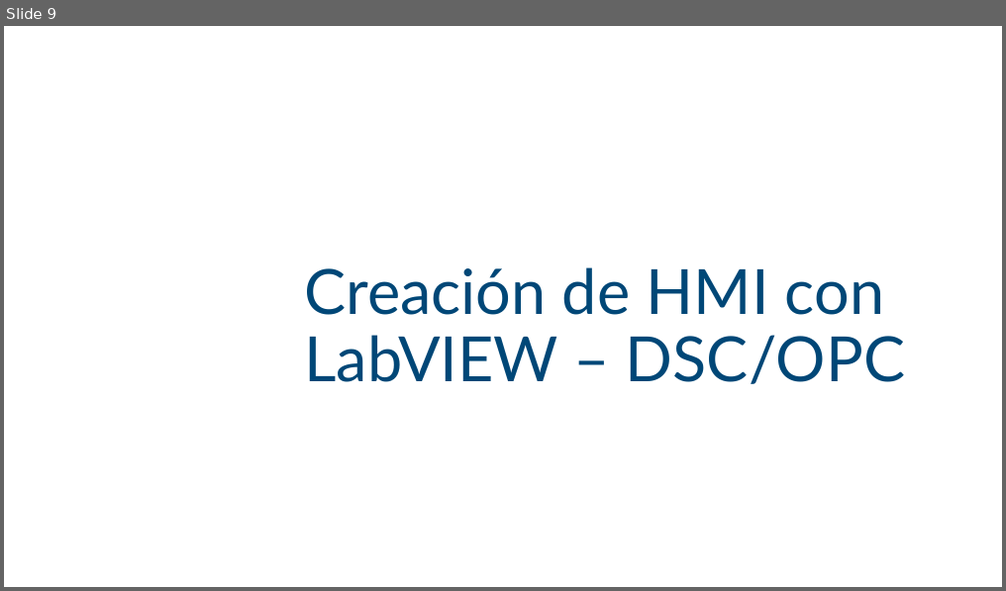
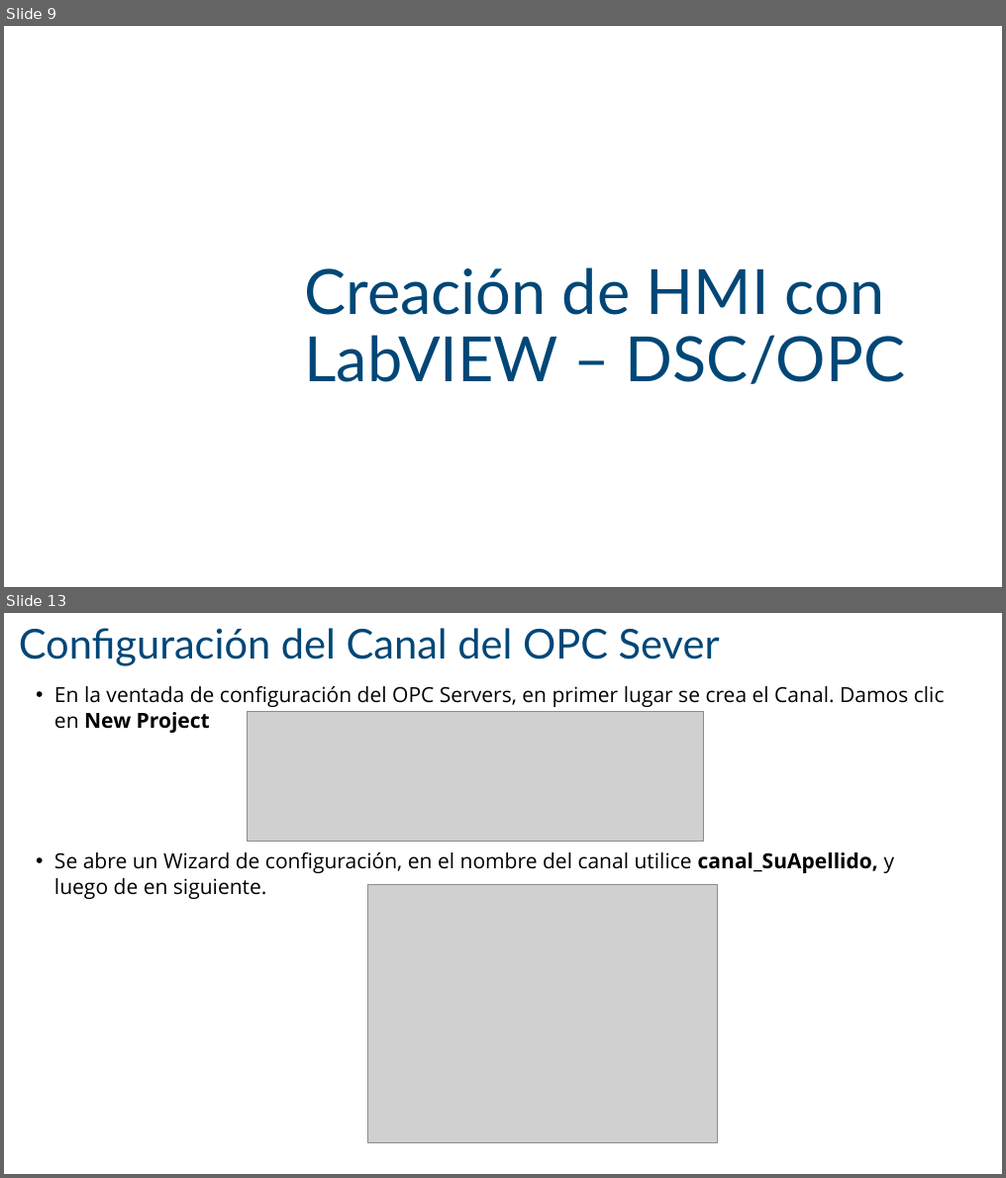
Before and after one commit to cjuarezramos/HMILabVIEW, a slide deck: Creación de HMI.pptx. Shown one above the other, each under a label of ours: slide 9 before the commit, slides 9 and 13 after it; the slides between them are not shown. The pictures are 1006x591 and 1006x1178 pixels, drawn with LibreOffice and Linux fonts; fonts in the diff are those of the drawing; grey boxes stand for pictures; background and template pictures are left out. Boxes give left, top, right and bottom in pixels: in the first picture for what was removed or moved away, otherwise in the second. Text is boxed around its words. In the diff, an @@ line names an element or a change of style, - is before the commit and + after.

```diff
--- a/Creación de HMI.pptx
+++ b/Creación de HMI.pptx
@@ slide 13 added at box(4, 613, 1002, 1174), background #FFFFFF @@
@@ title added at box(19, 628, 720, 666), 39.6 pt, text #004777 @@
+Configuración del Canal del OPC Sever
@@ text added at box(54, 686, 944, 899), 20 pt, text #000000 @@
+• En la ventada de configuración del OPC Servers, en primer lugar se crea el Canal. Damos clic en New Project
+• Se abre un Wizard de configuración, en el nombre del canal utilice canal_SuApellido, y luego de en siguiente.
@@ picture added at box(247, 711, 703, 842) @@
@@ picture added at box(368, 885, 718, 1143) @@
```
Also in this commit, not shown: 33 other slides added, 1 slide removed.
